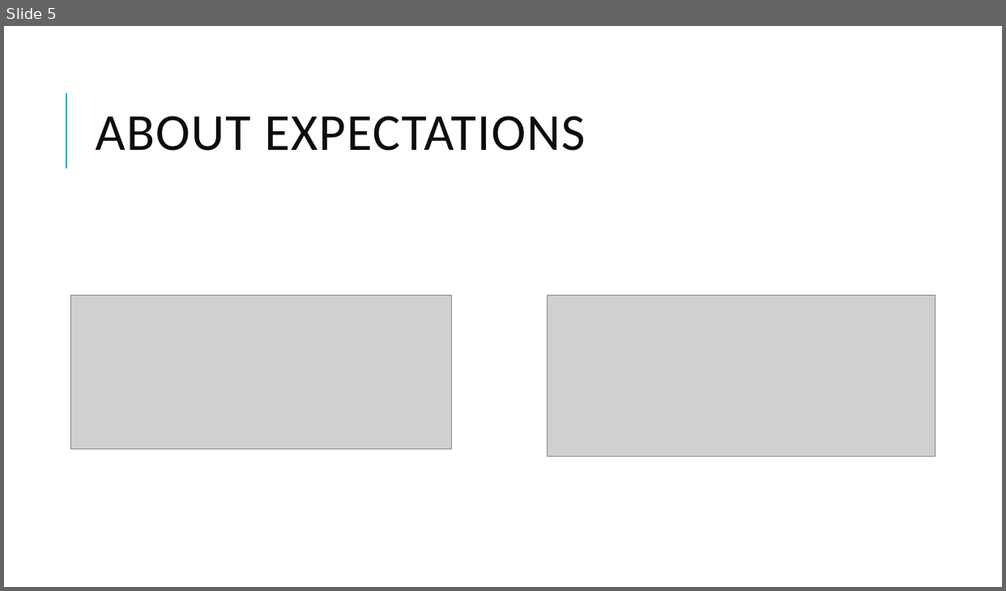
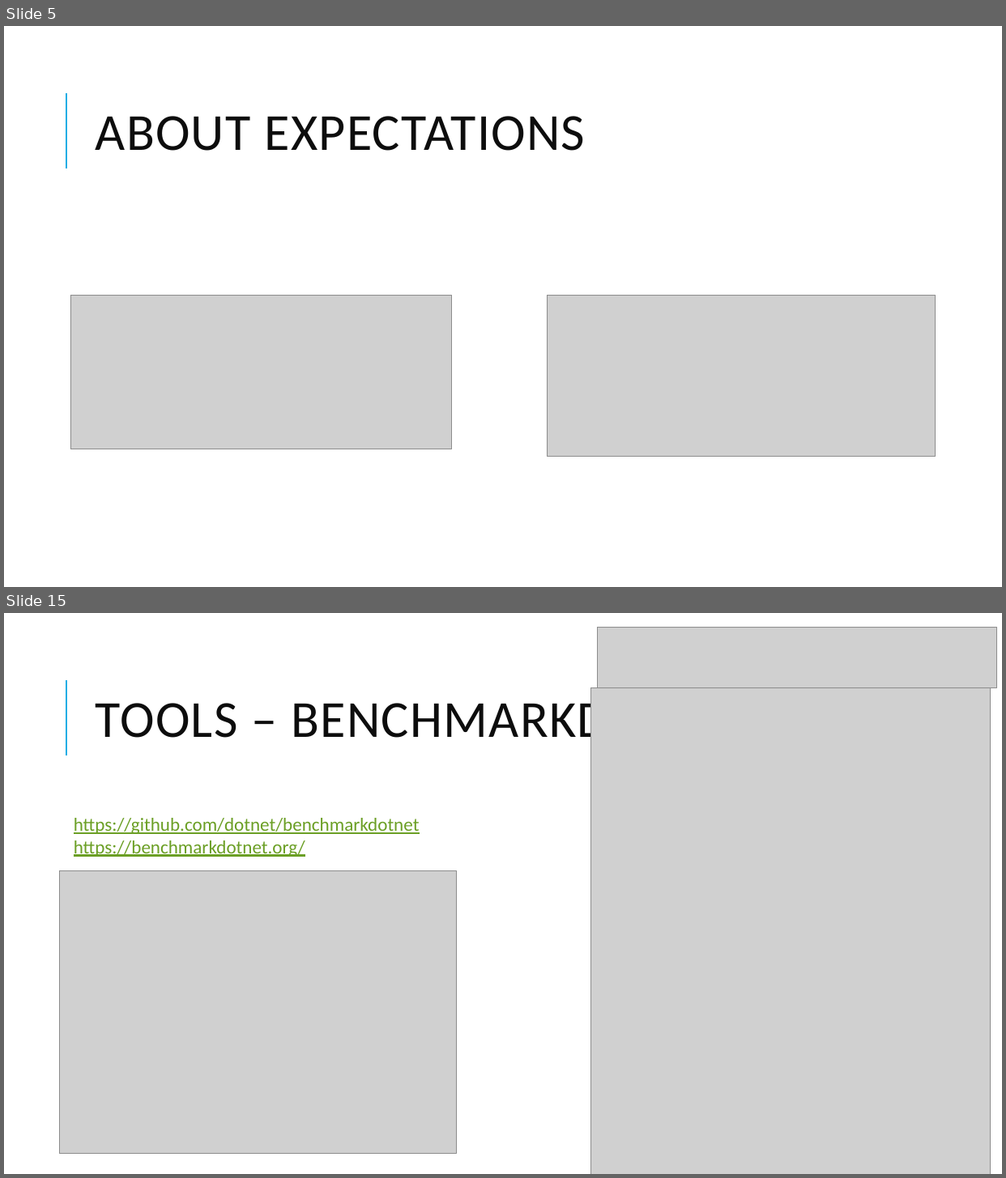
Before and after one commit to sheltertake/dotbench-workshop, a slide deck: intro.pptx. Shown one above the other, each under a label of ours: slide 5 before the commit, slides 5 and 15 after it; the slides between them are not shown. The pictures are 1006x591 and 1006x1178 pixels, drawn with LibreOffice and Linux fonts; fonts in the diff are those of the drawing; grey boxes stand for pictures. Boxes give left, top, right and bottom in pixels: in the first picture for what was removed or moved away, otherwise in the second. Text is boxed around its words. In the diff, an @@ line names an element or a change of style, - is before the commit and + after.

```diff
--- a/intro.pptx
+++ b/intro.pptx
@@ slide 15 added at (4, 613, 1002, 1174), background #FFFFFF; not listed: 1 template element that a slide beside it also shows @@
@@ picture added at (598, 628, 997, 688) @@
@@ title added at (96, 693, 757, 749), 50 pt, text #0D0D0D @@
+TOOLS – BENCHMARKDOTNET
@@ picture added at (591, 688, 991, 1174) @@
@@ text added at (74, 818, 420, 857), 18 pt, text #6B9F25, underline @@
+https://github.com/dotnet/benchmarkdotnet
+https://benchmarkdotnet.org/
@@ picture added at (59, 871, 456, 1154) @@
```
Also in this commit, not shown: 3 slides changed, 6 other slides added, 1 slide removed.
